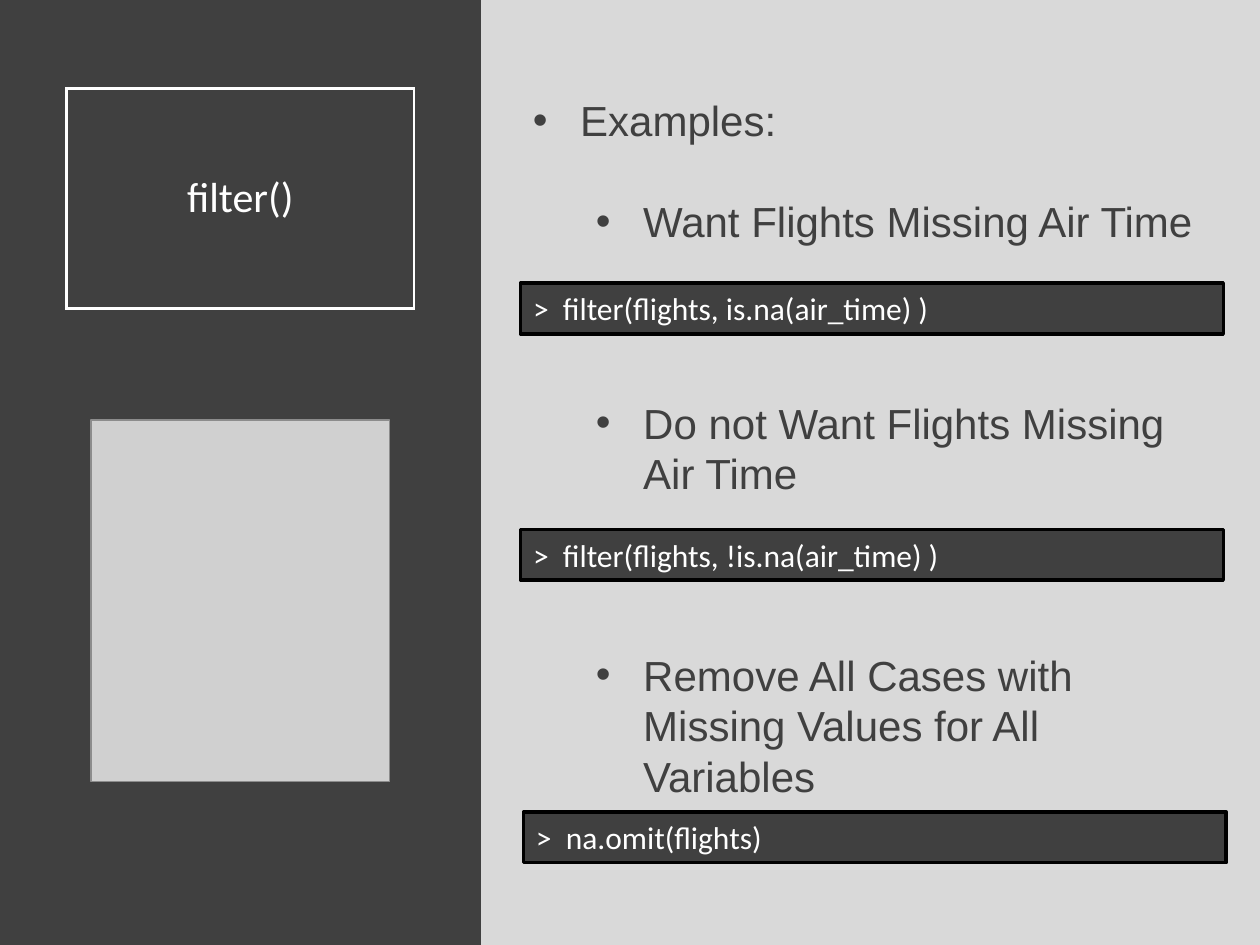
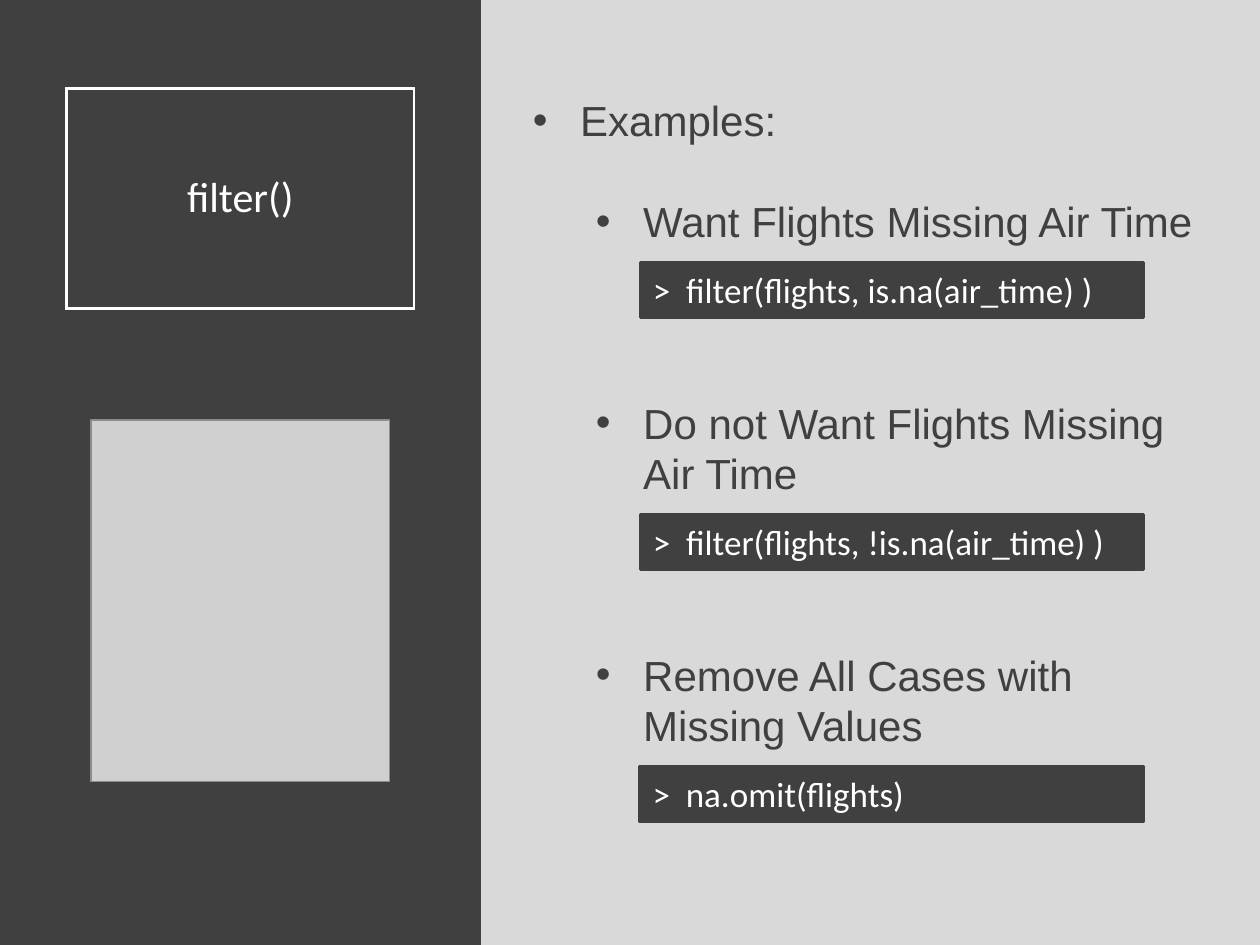
Before and after one commit to Yixf-Self/STOR320_WEBSITE, a slide deck: slide 14 of Lecture/Lecture 4/Lecture 4.pptx. Drawn at 1260x945 pixels with LibreOffice and Linux fonts; fonts in the diff are those of the drawing; grey boxes stand for pictures. Boxes give left, top, right and bottom in pixels: in the first picture for what was removed or moved away, otherwise in the second. Text is boxed around its words. In the diff, an @@ line names an element or a change of style, - is before the commit and + after.

Commit message:
Lecture 4 and 5 Update

```diff
--- a/Lecture/Lecture 4/Lecture 4.pptx
+++ b/Lecture/Lecture 4/Lecture 4.pptx
@@ rectangle "> filter(flights, is.na(air_time) )": place and size @@
-rectangle "> filter(flights, is.na(air_time) )" at (520,284,1223,334)
+rectangle "> filter(flights, is.na(air_time) )" at (640,262,1143,318)
@@ rectangle "> filter(flights, !is.na(air_time) )": place and size @@
-rectangle "> filter(flights, !is.na(air_time) )" at (520,529,1223,580)
+rectangle "> filter(flights, !is.na(air_time) )" at (640,514,1143,570)
@@ text at (643,660,1073,750): text changed @@
-  • Remove All Cases with Missing Values for All Variables
+  • Remove All Cases with Missing Values
@@ size 18 to 20 pt; outline #000000 2 pt to #404040 2 pt in 3 elements at (640,514,1143,570), (640,262,1143,318), (640,766,1143,822) @@
@@ rectangle "> na.omit(flights)": place and size @@
-rectangle "> na.omit(flights)" at (524,811,1227,862)
+rectangle "> na.omit(flights)" at (640,766,1143,822)
```
Also in this commit, not shown: 21 other slides changed, 1 slide added, 1 slide removed, 3 other files.
